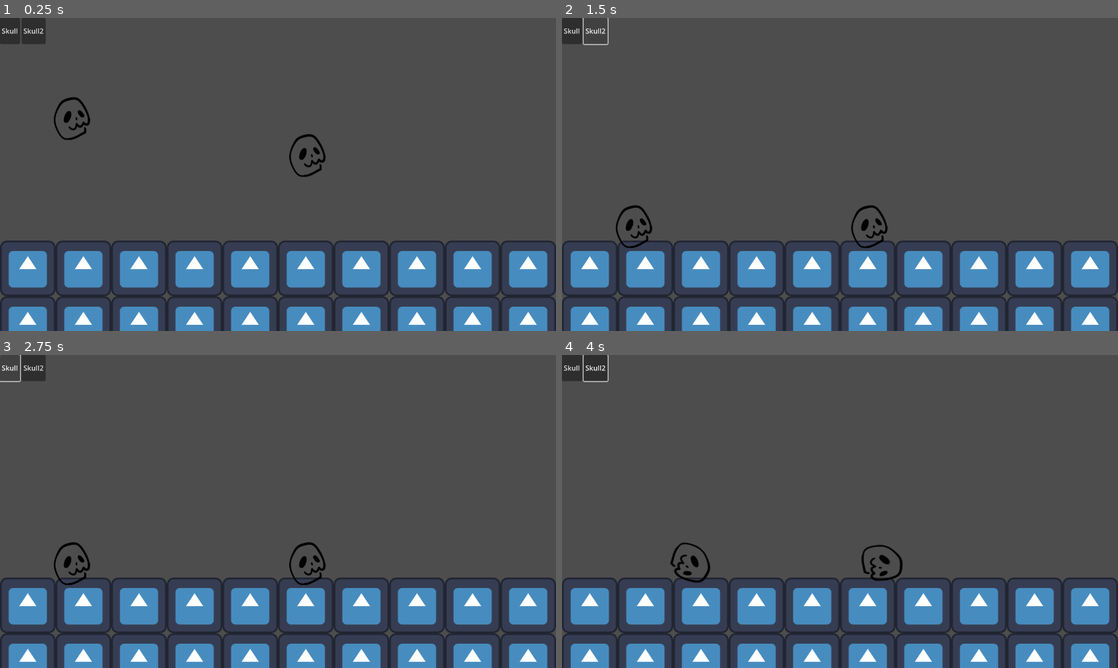
Above: before the commit, frames 1-4 (two rows, left to right).
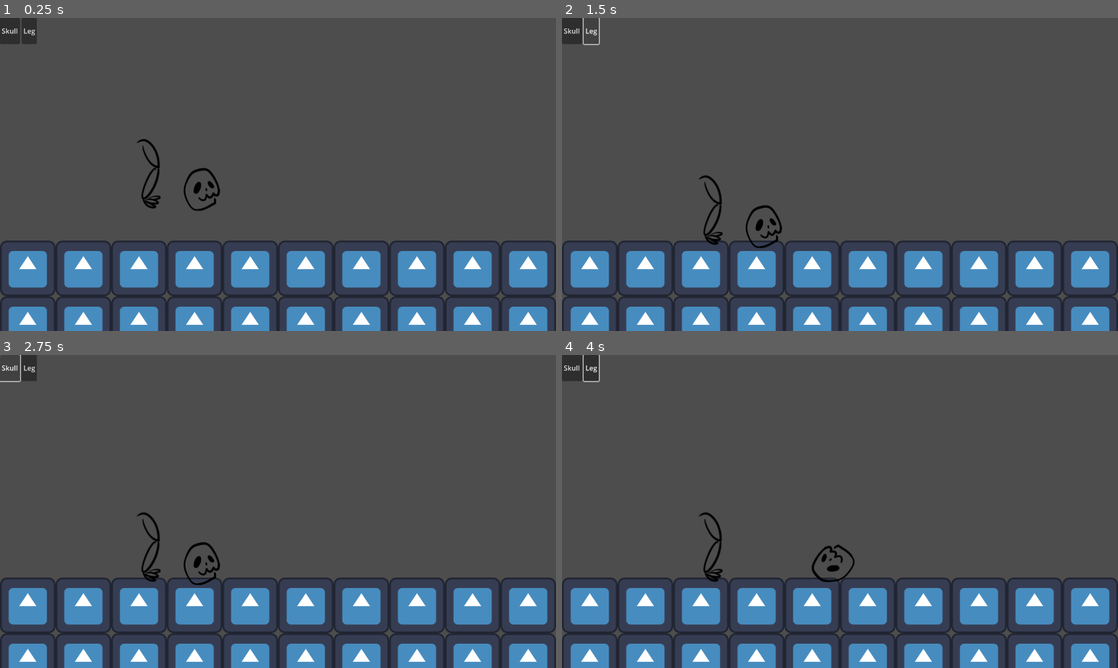
Above: after the commit, the same moments.

Repository: KettLovahr/ludum-dare-58
Game: Godot game, scene res://Scenes/Levels/01.tscn
Same seed, same stepped clock (60 frames per second), same inputs: the game is played once before the commit and once after it. The engine's default icon, where the game draws it, is replaced by a stand-in: a white triangle on a blue panel in a dark square.
Inputs (mouse positions are in pixels of both pictures, inside the frame that each line leads up to):
- Up to frame 1 (0.25 s): no input
- Up to frame 2 (1.5 s): click (595, 30) at 0.5 s, where only the run before the commit has a clickable "Skull2"; click (589, 30) at 1.25 s, where only the run after the commit has a clickable "Leg"
- Up to frame 3 (2.75 s): click "Skull" at 2 s
- Up to frame 4 (4 s): tap Enter at 2.75 s; move the mouse to (634, 564) at 2.77 s; hold Right (move_right) from 2.78 s (still down); click (634, 564) at 2.92 s; move the mouse to (867, 564) at 3.52 s; click (867, 564) at 3.67 s

The runs differ from the first frame. In frame 1, 1.1% of the frame differs, in the area x 4-59%, y 0-62%; in frame 2, 1.1%; in frame 3, 1.1%; in frame 4, 1.1%, in the area x 4-62%, y 0-73%.

Commit message:
Legs partial impl

Diff:
--- a/Scenes/Levels/01.tscn
+++ b/Scenes/Levels/01.tscn
@@ -1,8 +1,9 @@
-[gd_scene load_steps=6 format=4 uid="uid://yja10kwnqisd"]
+[gd_scene load_steps=7 format=4 uid="uid://yja10kwnqisd"]
 
 [ext_resource type="Texture2D" uid="uid://43q4pcvppvws" path="res://icon.svg" id="1_wi0lj"]
 [ext_resource type="PackedScene" uid="uid://bajlrrg5f56a2" path="res://Scenes/Objects/Player/PlayerRoot.tscn" id="2_cv17v"]
-[ext_resource type="PackedScene" uid="uid://bnichbfjk6ywa" path="res://Scenes/Objects/Player/Skull.tscn" id="2_rfhst"]
+[ext_resource type="PackedScene" uid="uid://bnichbfjk6ywa" path="res://Scenes/Objects/Player/Parts/Skull.tscn" id="2_rfhst"]
+[ext_resource type="PackedScene" uid="uid://ckjovd4m5x8h4" path="res://Scenes/Objects/Player/Parts/Leg.tscn" id="4_cv17v"]
 
 [sub_resource type="TileSetAtlasSource" id="TileSetAtlasSource_cv17v"]
 texture = ExtResource("1_wi0lj")
@@ -24,7 +25,7 @@
 [node name="PlayerRoot2" parent="." instance=ExtResource("2_cv17v")]
 
 [node name="Skull" parent="PlayerRoot2" instance=ExtResource("2_rfhst")]
-position = Vector2(166, 198)
+position = Vector2(465, 361)
 
-[node name="Skull2" parent="PlayerRoot2" instance=ExtResource("2_rfhst")]
-position = Vector2(708, 283)
+[node name="Leg" parent="PlayerRoot2" instance=ExtResource("4_cv17v")]
+position = Vector2(342, 325)
--- /dev/null
+++ b/Scenes/Objects/Player/Parts/Leg.gd
@@ -0,0 +1,30 @@
+extends PlayerPart
+class_name Leg
+
+const HOP_DIST = 300
+const HOP_HEIGHT = 300
+
+enum Direction {
+	LEFT,
+	RIGHT
+}
+
+func _handle_controls(delta: float):
+	if is_on_floor():
+		if Input.is_action_pressed("move_left"):
+			hop(Direction.LEFT)
+		if Input.is_action_pressed("move_right"):
+			hop(Direction.RIGHT)
+
+func _custom_behavior(delta: float):
+	if is_on_floor():
+		velocity.x = lerp(velocity.x, 0.0, 0.5)
+	velocity.y += GRAVITY * delta
+
+func hop(direction: Direction):
+	match direction:
+		Direction.LEFT:
+			velocity.x = -HOP_DIST
+		Direction.RIGHT:
+			velocity.x = HOP_DIST
+	velocity.y = -HOP_HEIGHT
--- /dev/null
+++ b/Scenes/Objects/Player/Parts/Leg.tscn
@@ -0,0 +1,18 @@
+[gd_scene load_steps=4 format=3 uid="uid://ckjovd4m5x8h4"]
+
+[ext_resource type="Script" uid="uid://digm7s2akv0h" path="res://Scenes/Objects/Player/Parts/Leg.gd" id="1_57jxl"]
+[ext_resource type="Texture2D" uid="uid://br84ney373xno" path="res://Assets/TEMP/leg.png" id="2_7m4t5"]
+
+[sub_resource type="RectangleShape2D" id="RectangleShape2D_o5qlu"]
+size = Vector2(42, 140)
+
+[node name="Leg" type="CharacterBody2D"]
+collision_layer = 2
+script = ExtResource("1_57jxl")
+metadata/_custom_type_script = "uid://bf3ggechk0wan"
+
+[node name="Sprite" type="Sprite2D" parent="."]
+texture = ExtResource("2_7m4t5")
+
+[node name="CollisionShape2D" type="CollisionShape2D" parent="."]
+shape = SubResource("RectangleShape2D_o5qlu")
--- a/Scenes/Objects/Player/Skull.gd
+++ b/Scenes/Objects/Player/Parts/Skull.gd
@@ -3,13 +3,10 @@
 
 const VELOCITY: float = 1000
 
-func _physics_process(delta: float) -> void:
-	if selected and controllable:
-		_handle_controls(delta)
+func _custom_behavior(delta):
 	velocity.y += GRAVITY * delta
 	$Sprite.rotate(velocity.x / 1000)
 	velocity.x = lerp(velocity.x, 0.0, 0.1)
-	move_and_slide()
 
 func _handle_controls(delta):
 	velocity.x += Input.get_axis("move_left", "move_right") * VELOCITY * delta
--- a/Scenes/Objects/Player/Skull.tscn
+++ b/Scenes/Objects/Player/Parts/Skull.tscn
@@ -1,6 +1,6 @@
 [gd_scene load_steps=6 format=3 uid="uid://bnichbfjk6ywa"]
 
-[ext_resource type="Script" uid="uid://p8cg6f0oqwbr" path="res://Scenes/Objects/Player/Skull.gd" id="1_tyaox"]
+[ext_resource type="Script" uid="uid://p8cg6f0oqwbr" path="res://Scenes/Objects/Player/Parts/Skull.gd" id="1_tyaox"]
 [ext_resource type="Texture2D" uid="uid://qy726iibvivv" path="res://Assets/TEMP/skull.png" id="2_tyaox"]
 [ext_resource type="Script" uid="uid://c5xh8k0ojshh5" path="res://Scenes/Objects/Player/PartSelectionArea.gd" id="3_oj13q"]
 
@@ -11,6 +11,7 @@
 radius = 52.0096
 
 [node name="Skull" type="CharacterBody2D"]
+collision_layer = 2
 script = ExtResource("1_tyaox")
 
 [node name="Sprite" type="Sprite2D" parent="."]
--- a/Scenes/Objects/Player/PlayerPart.gd
+++ b/Scenes/Objects/Player/PlayerPart.gd
@@ -11,6 +11,18 @@
 			return parent.selected == self
 		return false
 
+
+func _physics_process(delta: float) -> void:
+	if selected and controllable:
+		_handle_controls(delta)
+	_custom_behavior(delta)
+	move_and_slide()
+
+## Override this function with this part's controls
+func _handle_controls(delta: float): pass
+## Override this function with this part's custom behavior
+func _custom_behavior(delta: float): pass
+
 func _ready():
 	for child in get_children():
 		if child is PartSelectionArea:
Binary file added: Assets/TEMP/leg.png
Not shown, added: Assets/TEMP/leg.png.import
Not shown, added: Scenes/Objects/Player/Parts/Leg.gd.uid
Renamed: Scenes/Objects/Player/Skull.gd.uid -> Scenes/Objects/Player/Parts/Skull.gd.uid
